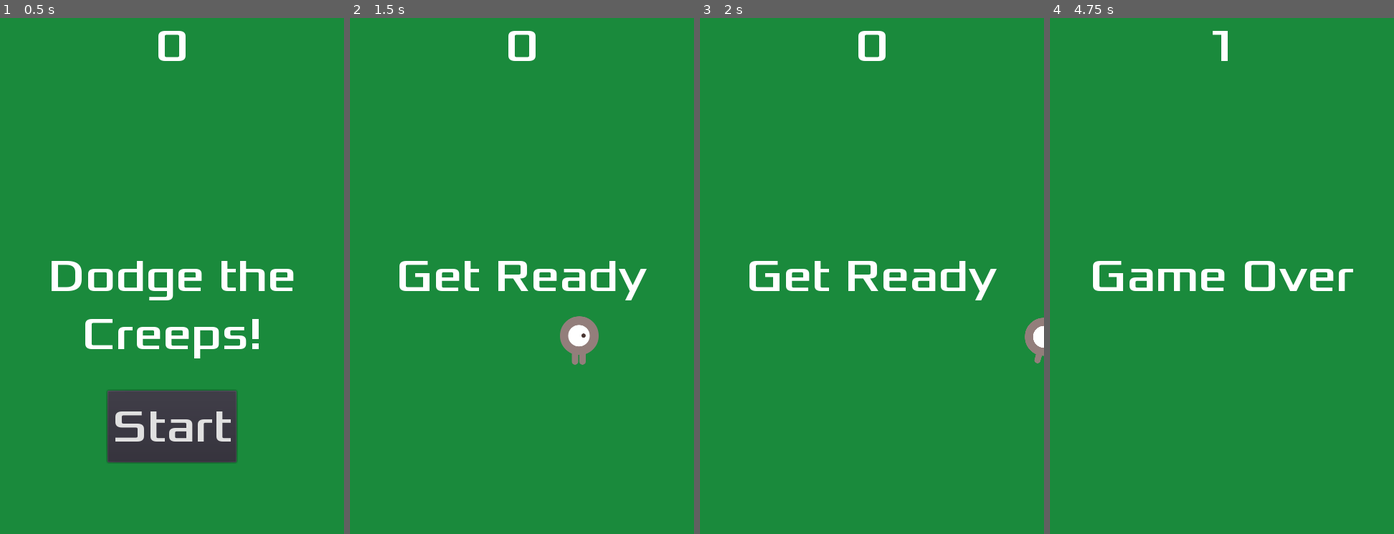
Above: before the commit, frames 1-4 (left to right).
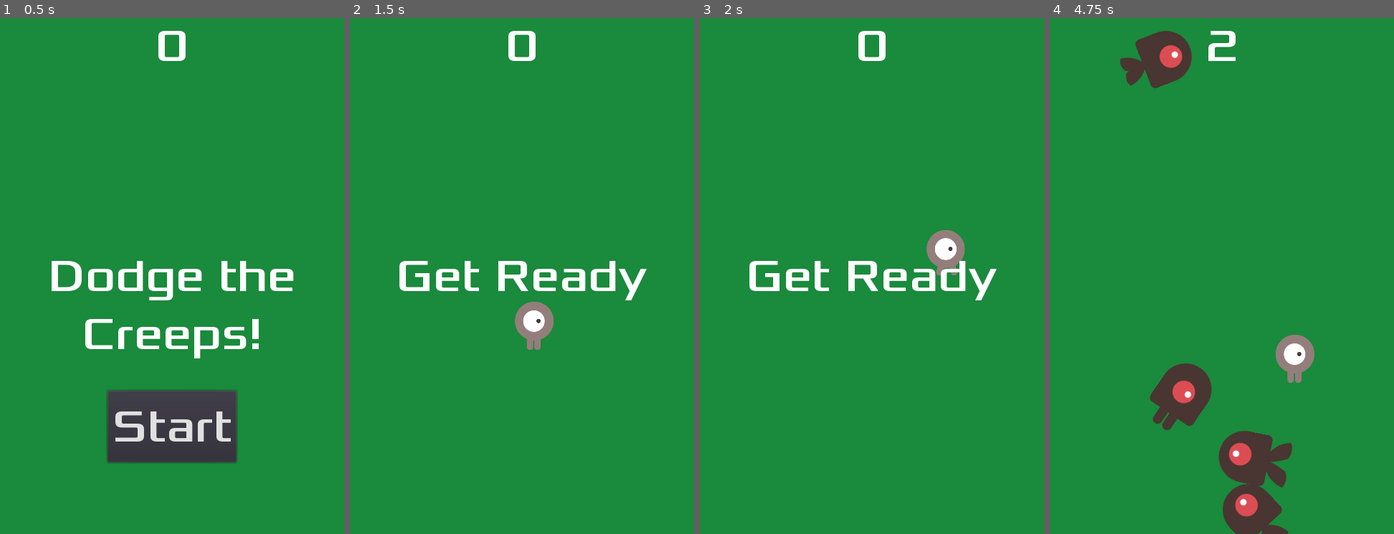
Above: after the commit, the same moments.

Repository: kachontep/10-games-challenges
Game: Godot game, scene res://Main.tscn
The game is run twice, just before and just after one commit, with the same random seed, the same clock (stepped at 60 frames per second) and the same inputs.
Inputs (mouse positions are in pixels of both pictures, inside the frame that each line leads up to):
- Up to frame 1 (0.5 s): no input
- Up to frame 2 (1.5 s): click "Start" at 0.5 s; tap Enter at 1.25 s; move the mouse to (597, 250) at 1.27 s; hold Right (ui_right) from 1.28 s (still down); click (597, 250) at 1.42 s
- Up to frame 3 (2 s): keep holding Right (ui_right)
- Up to frame 4 (4.75 s): move the mouse to (1153, 301) at 2.02 s; release Right (ui_right) at 2.03 s; hold Down (ui_down) 2.03-2.78 s; click (1153, 301) at 2.17 s; move the mouse to (1256, 162) at 2.77 s; hold Right (ui_right) 2.78-3.53 s; click (1256, 162) at 2.92 s; move the mouse to (1204, 379) at 3.52 s; hold Up (ui_up) 3.53-4.28 s; click (1204, 379) at 3.67 s; move the mouse to (1325, 353) at 4.27 s; hold Left (ui_left) from 4.28 s (still down); click (1325, 353) at 4.42 s

Frame 1 is identical in both runs. In frame 2, 1.5% of the frame differs, in the area x 47-73%, y 55-68%; in frame 3, 1.1%; in frame 4, 8.9%, in the area x 12-89%, y 2-100%.

Commit message:
Update project to support mobile touch

Diff:
--- a/dodge/Player.gd
+++ b/dodge/Player.gd
@@ -4,6 +4,8 @@
 
 export var speed := 400 # How fast the player will move (pixel/sec).
 var screen_size # Size of the game window.
+# Add this variable to hold the clicked position.
+var target = Vector2()
 
 func _ready():
 	screen_size = get_viewport_rect().size
@@ -12,14 +14,19 @@
 
 func _process(delta):
 	var velocity = Vector2()  # The player's movement vector.
-	if Input.is_action_pressed("ui_right"):
-		velocity.x += 1
-	if Input.is_action_pressed("ui_left"):
-		velocity.x -= 1
-	if Input.is_action_pressed("ui_down"):
-		velocity.y += 1
-	if Input.is_action_pressed("ui_up"):
-		velocity.y -= 1
+	# Move towards the target and stop when close.
+	if position.distance_to(target) > 10:
+		velocity = target - position
+
+#	if Input.is_action_pressed("ui_right"):
+#		velocity.x += 1
+#	if Input.is_action_pressed("ui_left"):
+#		velocity.x -= 1
+#	if Input.is_action_pressed("ui_down"):
+#		velocity.y += 1
+#	if Input.is_action_pressed("ui_up"):
+#		velocity.y -= 1
+
 	if velocity.length() > 0:
 		velocity = velocity.normalized() * speed
 		$AnimatedSprite.play()
@@ -27,13 +34,16 @@
 		$AnimatedSprite.stop()
 
 	position += velocity * delta
+	# We still need to clamp the player's position here because on devices that don't
+	# match your game's aspect ratio, Godot will try to maintain it as much as possible
+	# by creating black borders, if necessary.
+	# Without clamp(), the player would be able to move under those borders.
 	position.x = clamp(position.x, 0, screen_size.x)
 	position.y = clamp(position.y, 0, screen_size.y)
 
 	if velocity.x != 0:
 		$AnimatedSprite.animation = "walk"
 		$AnimatedSprite.flip_v = false
-		# See the note below about boolean assignment
 		$AnimatedSprite.flip_h = velocity.x < 0
 	elif velocity.y != 0:
 		$AnimatedSprite.animation = "up"
@@ -42,9 +52,17 @@
 
 func start(pos):
 	position = pos
+	# Initial target is the start position
+	target = pos
 	show()
 	$CollisionShape2D.disabled = false
 
+# Change the target whenever a touch event happens.
+func _input(event):
+	var touch_event := event as InputEventScreenTouch
+	if not touch_event:
+		return
+	target = touch_event.position
 
 func _on_Player_body_entered(body: Node):
 	hide()
--- a/dodge/project.godot
+++ b/dodge/project.godot
@@ -28,8 +28,13 @@
 
 window/size/width=480
 window/size/height=720
+window/handheld/orientation="portrait"
 window/stretch/mode="2d"
 window/stretch/aspect="keep"
+
+[input_devices]
+
+pointing/emulate_touch_from_mouse=true
 
 [rendering]
 
